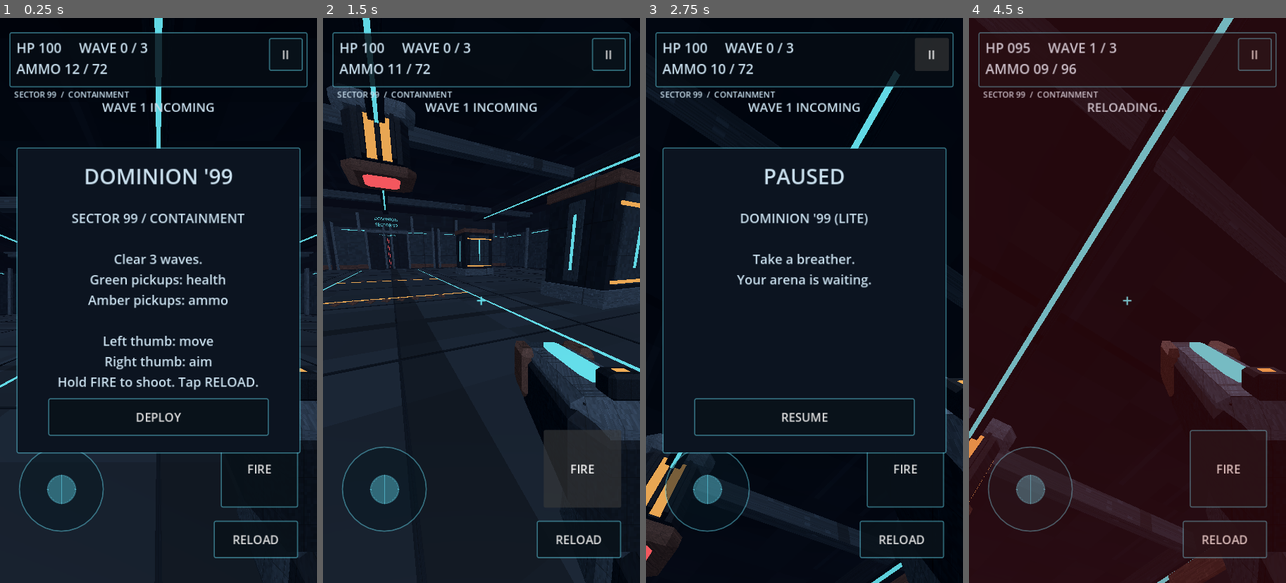
Above: before the commit, frames 1-4 (left to right).
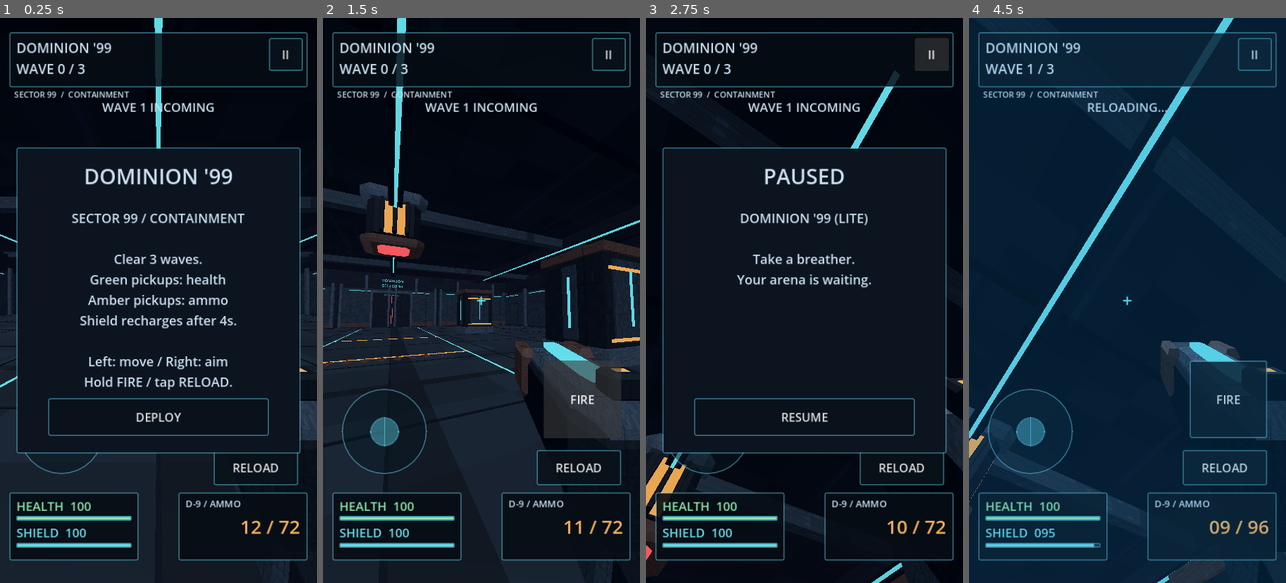
Above: after the commit, the same moments.

Repository: Tweeksterr91/dominion-99-lite
Game: Godot game, scene res://main.tscn
Same seed, same stepped clock (60 frames per second), same inputs: the game is played once before the commit and once after it.
Inputs (mouse positions are in pixels of both pictures, inside the frame that each line leads up to):
- Up to frame 1 (0.25 s): no input
- Up to frame 2 (1.5 s): click "DEPLOY" at 0.5 s; click "FIRE" at 1.25 s
- Up to frame 3 (2.75 s): click "II" at 2 s
- Up to frame 4 (4.5 s): click "RESUME" at 2.75 s; click "RELOAD" at 3.5 s; tap Enter at 4.25 s; move the mouse to (1143, 300) at 4.27 s; hold W from 4.28 s (still down); tap R at 4.35 s; click (1143, 300) at 4.42 s

The runs differ from the first frame. In frame 1, 6.0% of the frame differs, in the area x 2-98%, y 4-97%; in frame 2, 22%; in frame 3, 5.0%; in frame 4, 100%, in the area x 0-100%, y 0-100%.

Commit message:
Add regenerating shield and lower-corner combat HUD

Diff:
--- a/scripts/main.gd
+++ b/scripts/main.gd
@@ -6,12 +6,17 @@
 const SPEED := 5.8
 const MAG_SIZE := 12
 const LAST_WAVE := 3
+const MAX_SHIELD := 100.0
+const SHIELD_REGEN_DELAY := 4.0
+const SHIELD_REGEN_RATE := 20.0
 var player: CharacterBody3D
 var camera: Camera3D
 var gun: Node3D
 var enemies: Array[CharacterBody3D] = []
 var pickups: Array[Node3D] = []
 var health := 100
+var shield := MAX_SHIELD
+var shield_delay_left := 0.0
 var ammo := MAG_SIZE
 var reserve := 72
 var wave := 0
@@ -29,6 +34,13 @@
 var move_input := Vector2.ZERO
 var pitch := 0.0
 var hud: Label
+var health_frame: Panel
+var ammo_frame: Panel
+var health_label: Label
+var shield_label: Label
+var ammo_label: Label
+var health_bar: ProgressBar
+var shield_bar: ProgressBar
 var status: Label
 var damage: ColorRect
 var menu: Panel
@@ -52,7 +64,7 @@
 	_make_player()
 	_make_audio()
 	_make_ui()
-	_show_menu("DOMINION '99", "SECTOR 99 / CONTAINMENT\n\nClear 3 waves.\nGreen pickups: health\nAmber pickups: ammo\n\nLeft thumb: move\nRight thumb: aim\nHold FIRE to shoot. Tap RELOAD.", "DEPLOY")
+	_show_menu("DOMINION '99", "SECTOR 99 / CONTAINMENT\n\nClear 3 waves.\nGreen pickups: health\nAmber pickups: ammo\nShield recharges after 4s.\n\nLeft: move / Right: aim\nHold FIRE / tap RELOAD.", "DEPLOY")
 
 func _make_arena() -> void:
 	var world := WorldEnvironment.new()
@@ -178,6 +190,18 @@
 	hud_frame.offset_bottom = 118
 	_label(root, "SECTOR 99  /  CONTAINMENT", Vector2(24, 120), Vector2(390, 25), 14)
 	hud = _label(root, "", Vector2(28, 34), Vector2(390, 82), 23)
+	health_frame = _hud_panel(root, Vector2(0, 1), Vector2(16, -154), Vector2(220, 116))
+	health_label = _label(health_frame, "", Vector2(12, 8), Vector2(196, 30), 21)
+	health_label.add_theme_color_override("font_color", Color("8be5ab"))
+	health_bar = _meter(health_frame, Vector2(12, 40), Color("8be5ab"))
+	shield_label = _label(health_frame, "", Vector2(12, 53), Vector2(196, 30), 21)
+	shield_label.add_theme_color_override("font_color", Color("64deea"))
+	shield_bar = _meter(health_frame, Vector2(12, 86), Color("64deea"))
+	ammo_frame = _hud_panel(root, Vector2(1, 1), Vector2(-236, -154), Vector2(220, 116))
+	_label(ammo_frame, "D-9 / AMMO", Vector2(12, 8), Vector2(196, 26), 16)
+	ammo_label = _label(ammo_frame, "", Vector2(12, 36), Vector2(196, 62), 32)
+	ammo_label.horizontal_alignment = HORIZONTAL_ALIGNMENT_RIGHT
+	ammo_label.add_theme_color_override("font_color", Color("f2ad56"))
 	status = _label(root, "", Vector2.ZERO, Vector2(492, 64), 21)
 	_place(status, Vector2(0.5, 0), Vector2(-246, 136), Vector2(492, 64))
 	status.autowrap_mode = TextServer.AUTOWRAP_WORD_SMART
@@ -192,7 +216,7 @@
 	pad.mouse_filter = Control.MOUSE_FILTER_IGNORE
 	pad.add_theme_stylebox_override("panel", _style(Color(0.03, 0.09, 0.13, 0.5), 72))
 	root.add_child(pad)
-	_place(pad, Vector2(0, 1), Vector2(32, -232), Vector2(145, 145))
+	_place(pad, Vector2(0, 1), Vector2(32, -330), Vector2(145, 145))
 	knob = Panel.new()
 	knob.size = Vector2(50, 50)
 	knob.position = Vector2(47.5, 47.5)
@@ -200,9 +224,9 @@
 	knob.add_theme_stylebox_override("panel", _style(Color(0.35, 0.78, 0.86, 0.45), 25))
 	pad.add_child(knob)
 	fire_button = _button(root, "FIRE", Vector2.ZERO, Vector2(132, 132), _shoot)
-	_place(fire_button, Vector2(1, 1), Vector2(-164, -260), Vector2(132, 132))
+	_place(fire_button, Vector2(1, 1), Vector2(-164, -378), Vector2(132, 132))
 	reload_button = _button(root, "RELOAD", Vector2.ZERO, Vector2(144, 64), _reload)
-	_place(reload_button, Vector2(1, 1), Vector2(-176, -106), Vector2(144, 64))
+	_place(reload_button, Vector2(1, 1), Vector2(-176, -226), Vector2(144, 60))
 	pause_button = _button(root, "II", Vector2.ZERO, Vector2(58, 56), _pause)
 	_place(pause_button, Vector2(1, 0), Vector2(-82, 34), Vector2(58, 56))
 	damage = ColorRect.new()
@@ -221,6 +245,26 @@
 	menu_body.horizontal_alignment = HORIZONTAL_ALIGNMENT_CENTER
 	start_button = _button(menu, "DEPLOY", Vector2(54, 426), Vector2(376, 64), _start)
 	_update_hud()
+
+func _hud_panel(root: Control, anchor: Vector2, offset: Vector2, dimensions: Vector2) -> Panel:
+	var panel := Panel.new()
+	panel.mouse_filter = Control.MOUSE_FILTER_IGNORE
+	panel.add_theme_stylebox_override("panel", _style(Color(0.025, 0.05, 0.08, 0.90)))
+	root.add_child(panel)
+	_place(panel, anchor, offset, dimensions)
+	return panel
+
+func _meter(parent: Control, pos: Vector2, color: Color) -> ProgressBar:
+	var bar := ProgressBar.new()
+	bar.position = pos
+	bar.max_value = 100
+	bar.show_percentage = false
+	bar.mouse_filter = Control.MOUSE_FILTER_IGNORE
+	bar.add_theme_stylebox_override("background", _style(Color("182938"), 1))
+	bar.add_theme_stylebox_override("fill", _style(color, 1))
+	parent.add_child(bar)
+	bar.size = Vector2(196, 8)
+	return bar
 
 func _place(control: Control, anchor: Vector2, offset: Vector2, dimensions: Vector2) -> void:
 	control.anchor_left = anchor.x
@@ -308,6 +352,7 @@
 func _physics_process(delta: float) -> void:
 	if not running:
 		return
+	_tick_shield(delta)
 	fire_left = maxf(0, fire_left - delta)
 	hit_left = maxf(0, hit_left - delta)
 	reticle.text = "×" if hit_left > 0 else "+"
@@ -346,6 +391,26 @@
 				_spawn_wave()
 	_update_hud()
 
+func _tick_shield(delta: float) -> void:
+	var waiting := minf(delta, shield_delay_left)
+	shield_delay_left -= waiting
+	var recharge_time := delta - waiting
+	if recharge_time > 0 and shield < MAX_SHIELD:
+		shield = minf(MAX_SHIELD, shield + SHIELD_REGEN_RATE * recharge_time)
+
+func _take_damage(amount: float) -> void:
+	if not running or amount <= 0:
+		return
+	var absorbed := minf(shield, amount)
+	shield -= absorbed
+	health = maxi(0, health - ceili(amount - absorbed))
+	shield_delay_left = SHIELD_REGEN_DELAY
+	hurt = 0.3
+	damage.color = Color(0.10, 0.55, 0.85, 0.21) if absorbed >= amount else Color(0.8, 0.1, 0.05, 0.21)
+	_update_hud()
+	if health <= 0:
+		_end(false)
+
 func _ray(from: Vector3, to: Vector3, exclude: Array[RID]) -> Dictionary:
 	var query := PhysicsRayQueryParameters3D.create(from, to)
 	query.exclude = exclude
@@ -437,10 +502,8 @@
 			enemy.set_meta("muzzle", 0.12)
 			enemy.get_node("MuzzleFlash").visible = true
 			attack = 1.8
-			health = maxi(0, health - (4 + wave))
-			hurt = 0.3
-			if health <= 0:
-				_end(false)
+			_take_damage(4 + wave)
+			if not running:
 				return
 		enemy.set_meta("attack", attack)
 
@@ -464,7 +527,12 @@
 			item.queue_free()
 
 func _update_hud() -> void:
-	hud.text = "HP %03d     WAVE %d / %d\nAMMO %02d / %02d" % [health, wave, LAST_WAVE, ammo, reserve]
+	hud.text = "DOMINION '99\nWAVE %d / %d" % [wave, LAST_WAVE]
+	health_label.text = "HEALTH  %03d" % health
+	shield_label.text = "SHIELD  %03d%s" % [ceili(shield), " +" if shield < MAX_SHIELD and shield_delay_left <= 0 else ""]
+	ammo_label.text = "%02d / %02d" % [ammo, reserve]
+	health_bar.value = health
+	shield_bar.value = shield
 	if reload_left > 0:
 		status.text = "RELOADING..."
 	elif ammo == 0 and reserve == 0:
--- /dev/null
+++ b/tests/smoke.gd
@@ -0,0 +1,151 @@
+extends SceneTree
+var failed := false
+
+func _initialize() -> void:
+	call_deferred("verify")
+
+func verify() -> void:
+	var game = load("res://main.tscn").instantiate()
+	root.add_child(game)
+	current_scene = game
+	game.set_physics_process(false)
+	await physics_frame
+	_check(not game.running and game.menu.visible, "Title menu")
+	await check_layout(game)
+	_check(Engine.max_fps == 60 and not game.has_method("_quality"), "60 FPS without a toggle")
+	_check(game.camera.keep_aspect == Camera3D.KEEP_WIDTH, "Portrait camera field of view")
+	game._start()
+	_check(game.running and not game.menu.visible, "Start")
+	_check(game.shield == 100 and game.health == 100, "Full starting health and shield")
+	game._take_damage(40)
+	_check(game.shield == 60 and game.health == 100, "Shield absorbs damage")
+	game._tick_shield(3.9)
+	_check(game.shield == 60, "No recharge before damage delay")
+	game._tick_shield(0.2)
+	_check(is_equal_approx(game.shield, 62.0), "Only time beyond delay recharges shield")
+	game._take_damage(70)
+	_check(game.shield == 0 and game.health == 92, "Damage spills into health after shield breaks")
+	game._tick_shield(4.0)
+	_check(game.shield == 0, "A new hit resets the recharge delay")
+	game._tick_shield(2.0)
+	_check(game.shield == 40, "Recharge rate is 20 shield per second")
+	game._tick_shield(20.0)
+	_check(game.shield == 100 and game.health == 92, "Shield caps at 100 without regenerating health")
+	game.health = 100
+	game._spawn_wave()
+	_check(game.wave == 1 and game.enemies.size() == 5, "First wave")
+	var target = game.enemies[0]
+	target.position = Vector3(0, 0, 4)
+	for i in range(1, game.enemies.size()):
+		game.enemies[i].position = Vector3(14, 0, i * 2)
+	await physics_frame
+	await physics_frame
+	for i in range(3):
+		game.fire_left = 0
+		game._shoot()
+	_check(game.kills == 1 and game.enemies.size() == 4 and game.ammo == 9, "Raycast damage and elimination")
+	game._reload()
+	_check(game.reload_left > 0, "Reload start")
+	var before = game.reserve
+	game._physics_process(1.3)
+	_check(game.ammo == 12 and game.reserve == before - 3, "Reload transfers ammo")
+	for item in game.pickups:
+		item.queue_free()
+	game.pickups.clear()
+	game.health = 40
+	game._add_pickup(game.player.position + Vector3.UP * 0.5, "health")
+	game._tick_pickups(0.1)
+	_check(game.health == 70, "Health pickup")
+	before = game.reserve
+	game._add_pickup(game.player.position + Vector3.UP * 0.5, "ammo")
+	game._tick_pickups(0.1)
+	_check(game.reserve == before + 24, "Ammo pickup")
+	var touch = InputEventScreenTouch.new()
+	touch.index = 0
+	touch.position = Vector2(100, 400)
+	touch.pressed = true
+	game._input(touch)
+	var drag = InputEventScreenDrag.new()
+	drag.index = 0
+	drag.position = Vector2(165, 400)
+	game._input(drag)
+	_check(game.move_input.x == 1, "Touch movement")
+	touch.pressed = false
+	game._input(touch)
+	_check(game.move_input == Vector2.ZERO and game.move_finger == -1, "Touch release")
+	game.shield = 10
+	game.shield_delay_left = 0
+	game._pause()
+	game._physics_process(5.0)
+	_check(game.shield == 10, "Pause freezes regeneration")
+	game.shield = 100
+	_check(not game.running and game.menu.visible, "Pause")
+	_check(Engine.max_fps == 60, "Fixed 60 FPS while paused")
+	game._start()
+	for enemy in game.enemies:
+		enemy.queue_free()
+	game.enemies.clear()
+	game.wave_wait = 0
+	game._physics_process(0.01)
+	_check(game.wave == 2 and game.enemies.size() == 7, "Second wave")
+	for enemy in game.enemies:
+		enemy.queue_free()
+	game.enemies.clear()
+	game.wave_wait = 0
+	game._physics_process(0.01)
+	_check(game.wave == 3 and game.enemies.size() == 9, "Third wave")
+	for enemy in game.enemies:
+		enemy.queue_free()
+	game.enemies.clear()
+	game._physics_process(0.01)
+	_check(game.finished and not game.running and game.menu_title.text == "ARENA SECURED", "Victory")
+	game._start()
+	await process_frame
+	await process_frame
+	game = current_scene
+	_check(game.wave == 0 and game.health == 100 and game.shield == 100 and not game.finished, "Restart")
+	game.set_physics_process(false)
+	game._start()
+	game._spawn_wave()
+	game.health = 1
+	game.shield = 0
+	game.enemies[0].position = Vector3(0, 0, 8)
+	game.enemies[0].set_meta("attack", 0)
+	await physics_frame
+	await physics_frame
+	game._tick_enemies(0.1)
+	_check(game.finished and game.health == 0 and game.menu_title.text == "SIGNAL LOST", "Enemy attacks and defeat")
+	print("FAILED checks; see errors above" if failed else "PASS: shield absorption, spillover, recharge delay/rate/cap, pause, lower HUD positions, start, raycast combat, reload, pickups, touch, pause, fixed 60 FPS, portrait layouts, all waves, victory, restart, defeat")
+	quit(1 if failed else 0)
+
+func check_layout(game: Node) -> void:
+	_check(ProjectSettings.get_setting("display/window/handheld/orientation") == 1, "Portrait orientation")
+	for screen in [Vector2i(540, 960), Vector2i(1080, 2412)]:
+		root.size = screen
+		await process_frame
+		await process_frame
+		var bounds = Rect2(Vector2.ZERO, root.get_visible_rect().size)
+		for control in [game.hud, game.status, game.pad, game.fire_button, game.reload_button, game.pause_button, game.menu, game.health_frame, game.ammo_frame]:
+			_check(bounds.encloses(control.get_global_rect()), "Portrait controls must fit: " + str(control.get_global_rect()) + " in " + str(bounds))
+		_check(not game.fire_button.get_global_rect().intersects(game.reload_button.get_global_rect()), "Separate touch buttons")
+		_check(not game.pad.get_global_rect().intersects(game.fire_button.get_global_rect()), "Separate movement and fire")
+		var crosshair = game.hud.get_parent().get_node("Crosshair")
+		_check(crosshair.get_global_rect().get_center().distance_to(bounds.get_center()) < 1, "Centered aim reticle")
+		_check(game.menu.get_global_rect().get_center().distance_to(bounds.get_center()) < 1, "Centered portrait menu")
+		_check(game.menu.get_global_rect().encloses(game.start_button.get_global_rect()), "Menu button fits")
+		_check(not game.menu_body.get_global_rect().intersects(game.start_button.get_global_rect()), "Instructions fit above deploy")
+		_check(not game.health_bar.get_global_rect().intersects(game.shield_label.get_global_rect()), "Health bar leaves shield label clear")
+		_check(game.health_frame.get_global_rect().get_center().x < bounds.size.x * 0.5, "Health and shield in lower left")
+		_check(game.ammo_frame.get_global_rect().get_center().x > bounds.size.x * 0.5, "Ammo in lower right")
+		for panel in [game.health_frame, game.ammo_frame]:
+			_check(panel.get_global_rect().position.y > bounds.size.y * 0.5, "Stats in lower quadrants")
+			for control in [game.pad, game.fire_button, game.reload_button]:
+				_check(not panel.get_global_rect().intersects(control.get_global_rect()), "Stats never overlap touch controls")
+		print("Portrait layout OK: ", screen, " -> ", bounds.size)
+	root.size = Vector2i(540, 960)
+	await process_frame
+
+func _check(condition: bool, detail: String) -> void:
+	if not condition:
+		failed = true
+		push_error(detail)
Binary file changed: docs/preview.png
Not shown, changed: export_presets.cfg
Not shown, added: tests/smoke.gd.uid
Not shown, changed: RELEASE_NOTES.md
Not shown, changed: docs/ART_DIRECTION.md
